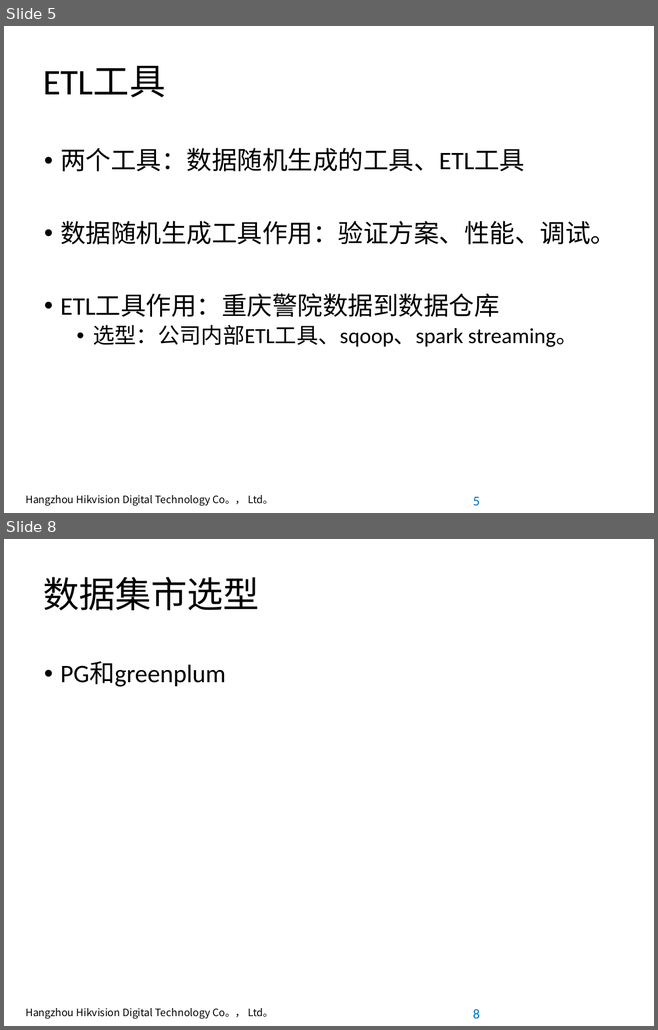
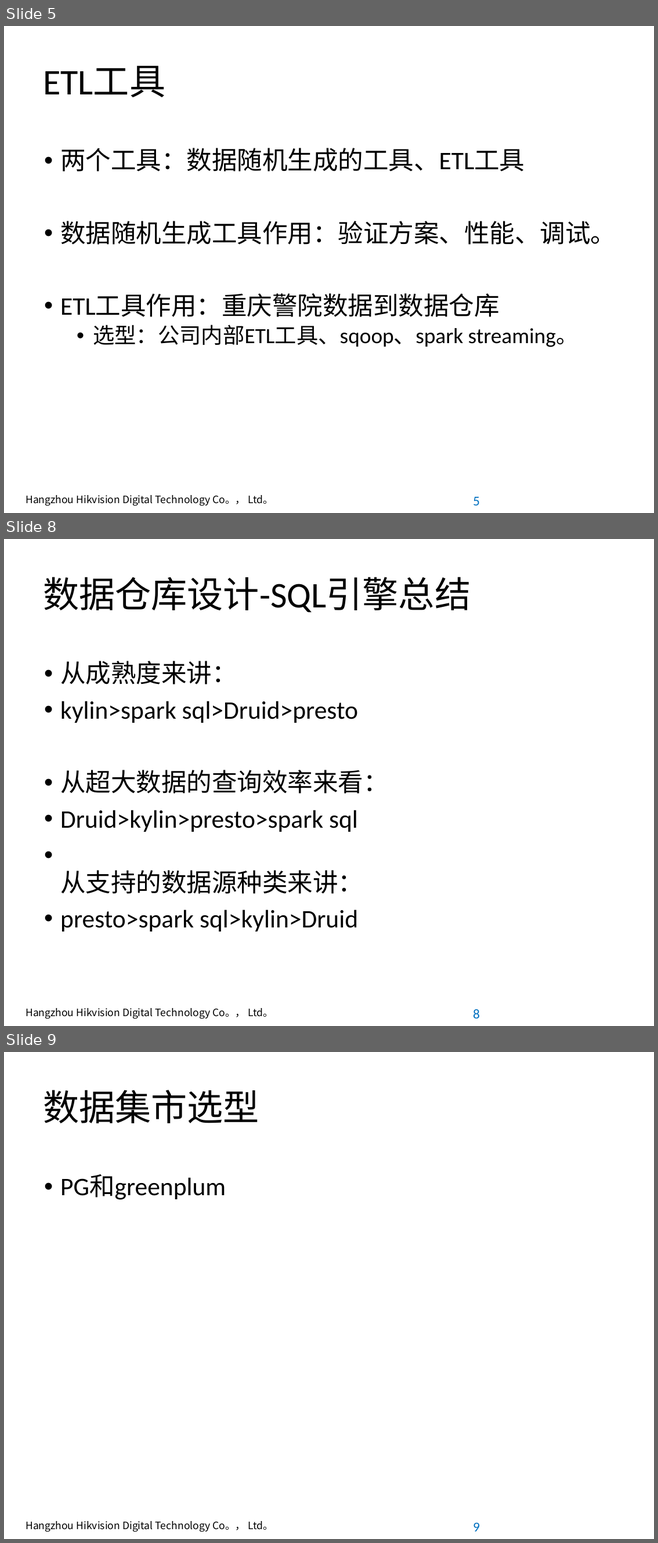
Before and after one commit to anancds/ansible, a slide deck: 数据挖掘平台设计-0.1.pptx. Shown one above the other, each under a label of ours: slides 5 and 8 before the commit, slides 5, 8 and 9 after it; the slides between them are not shown. The pictures are 658x1030 and 658x1543 pixels, drawn with LibreOffice and Linux fonts; fonts in the diff are those of the drawing; background and template pictures are left out. Boxes give left, top, right and bottom in pixels: in the first picture for what was removed or moved away, otherwise in the second. Text is boxed around its words. In the diff, an @@ line names an element or a change of style, - is before the commit and + after.

```diff
--- a/数据挖掘平台设计-0.1.pptx
+++ b/数据挖掘平台设计-0.1.pptx
@@ slide 8 added at (4, 539, 654, 1026), background #FFFFFF; not listed: 2 template elements that a slide beside it also shows @@
@@ title added at (43, 577, 470, 613), 40 pt, text #000000 @@
+数据仓库设计-SQL引擎总结
@@ text added at (60, 661, 388, 932), 28 pt, text #000000 @@
+• 从成熟度来讲：
+• kylin>spark sql>Druid>presto
+• 从超大数据的查询效率来看：
+• Druid>kylin>presto>spark sql
+• 从支持的数据源种类来讲：
+• presto>spark sql>kylin>Druid
@@ what was slide 8 is now slide 9 @@
@@ page number at (473, 1523, 480, 1532): text changed @@
-8
+9
```
Also in this commit, not shown: 3 slides changed.
